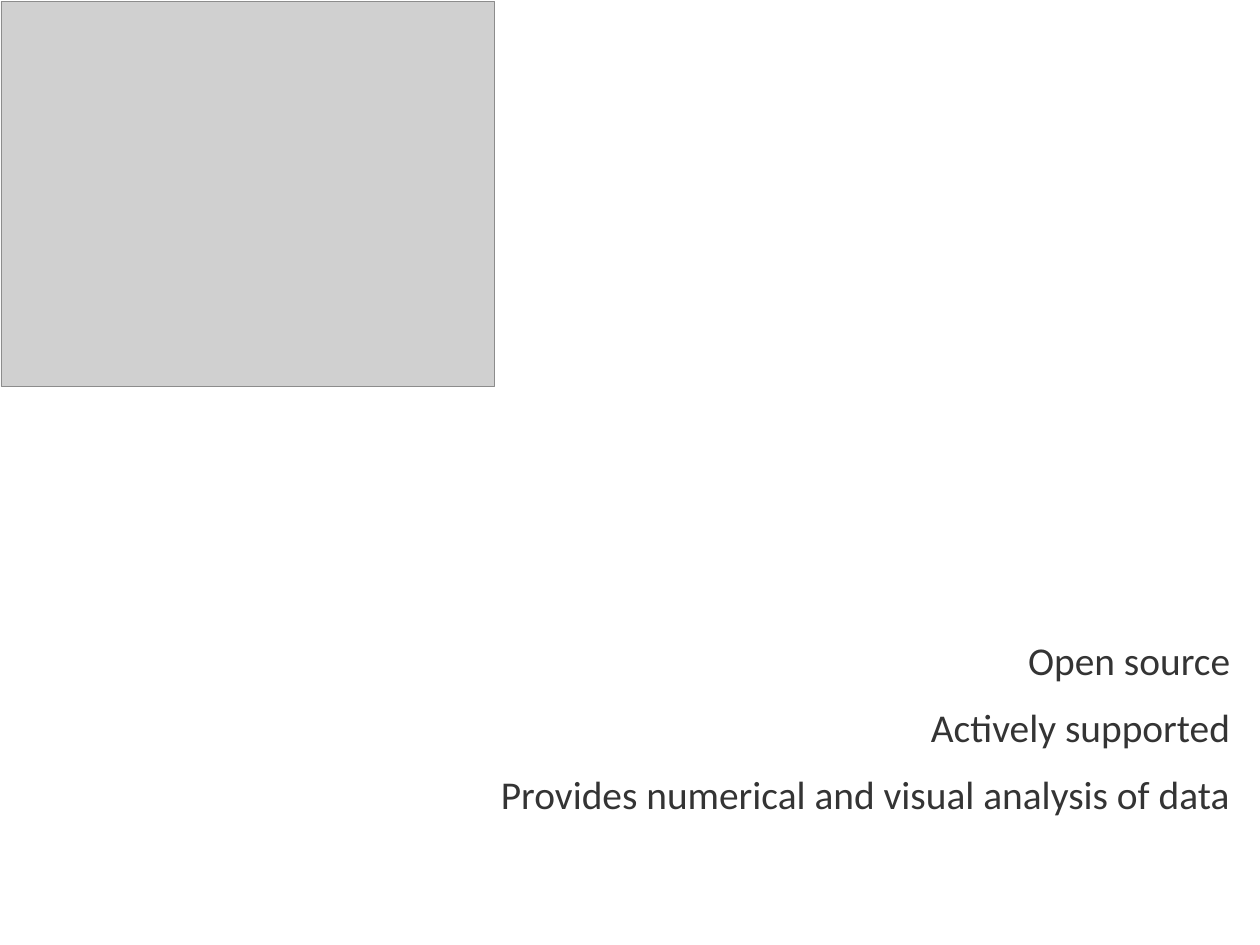
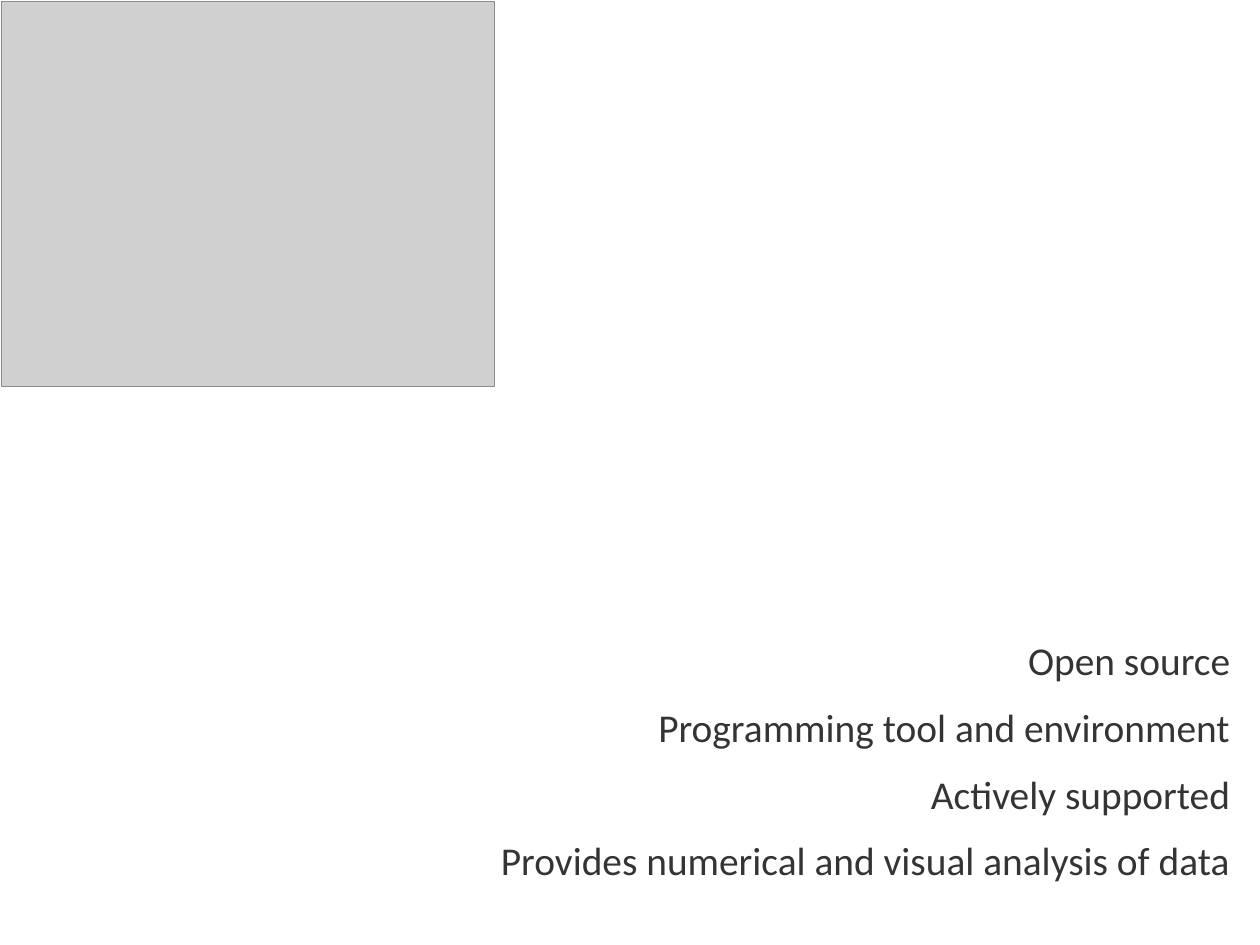
Before and after one commit to jdages/rDemo, a slide deck: slide 6 of R Demo.pptx (slide 7 before the commit). Drawn at 1260x945 pixels with LibreOffice and Linux fonts; fonts in the diff are those of the drawing; grey boxes stand for pictures. Boxes give left, top, right and bottom in pixels: in the first picture for what was removed or moved away, otherwise in the second. Text is boxed around its words. In the diff, an @@ line names an element or a change of style, - is before the commit and + after.

Commit message:
final final

```diff
--- a/R Demo.pptx
+++ b/R Demo.pptx
@@ text at <box>658,714,1229,749</box>: paragraph added @@
+Programming tool and environment
```
Also in this commit, not shown: 5 other slides changed, 2 slides removed.
